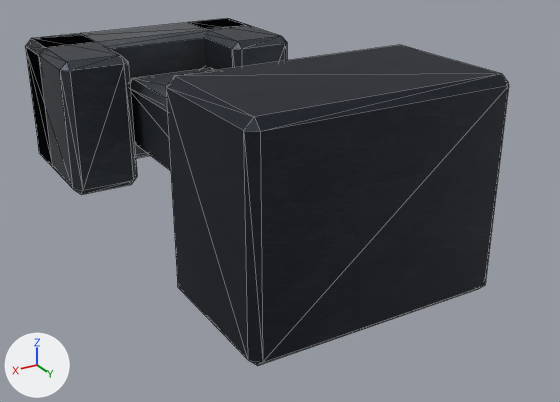
The glTF model assets/terra/blocks/models/train_coupler.gltf as it was, and as the next commit left it.
Camera for both pictures: a 50 mm lens placed at (1.11, 0.683, 0.842), pointed at (0.452, -0.413, 0.293). Lighting does not change. The marker at lower left points along +X, +Y and +Z. The first picture is the older version. Mesh edges are drawn as thin lines. Vertices at exactly the same position are counted once.
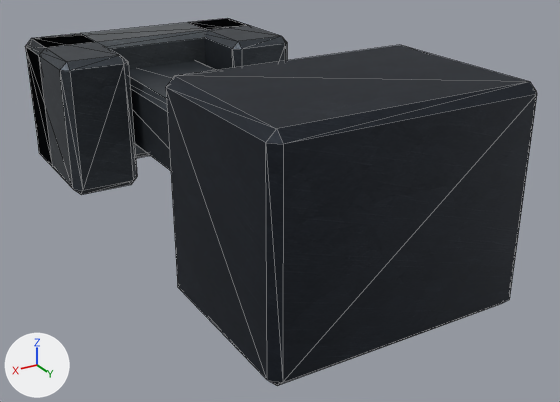
Where the change shows, as pixel boxes [x1, y1, x2, y2] in the pictures (560 x 402 px; the box of a moved part takes in the faces that stretch with it):
'Mesh_0', reshaped
    before: [25, 18, 509, 366]
    after: [25, 18, 537, 386]
part 1 of me_mesh_0, moved or reshaped
    before: [167, 70, 509, 366]
    after: [167, 70, 537, 386]
part 2 of me_mesh_0, moved or reshaped
    before: [130, 68, 215, 171]
    after: [129, 61, 215, 171]

What the commit changed:
me_mesh_0 is used by ob_mesh_0; location (0.0, 0.0, 0.0).
me_mesh_0 had 108 vertices, 212 faces and spanned x 0.26..0.74, y -0.96..-0.05, z 0.24..0.58.
me_mesh_0 now has 108 vertices, 212 faces and spans x 0.26..0.74, y -1.0..0.0, z 0.24..0.58.
me_mesh_0 part 1: all 12 vertices in x 0.29..0.71, y -0.064..-0.05, z 0.24..0.58 are moved by (0.0, 0.05, 0.0).
me_mesh_0 part 2: all 12 vertices in x 0.4..0.6, y -0.77..-0.756, z 0.32..0.46 are moved by (0.0, -0.23, 0.0).
